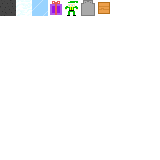
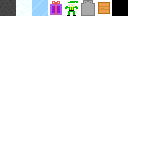
Layer changes from the first (160, 160) image to the second:
painted on "Layer" over bbox(112, 0, 128, 16)
